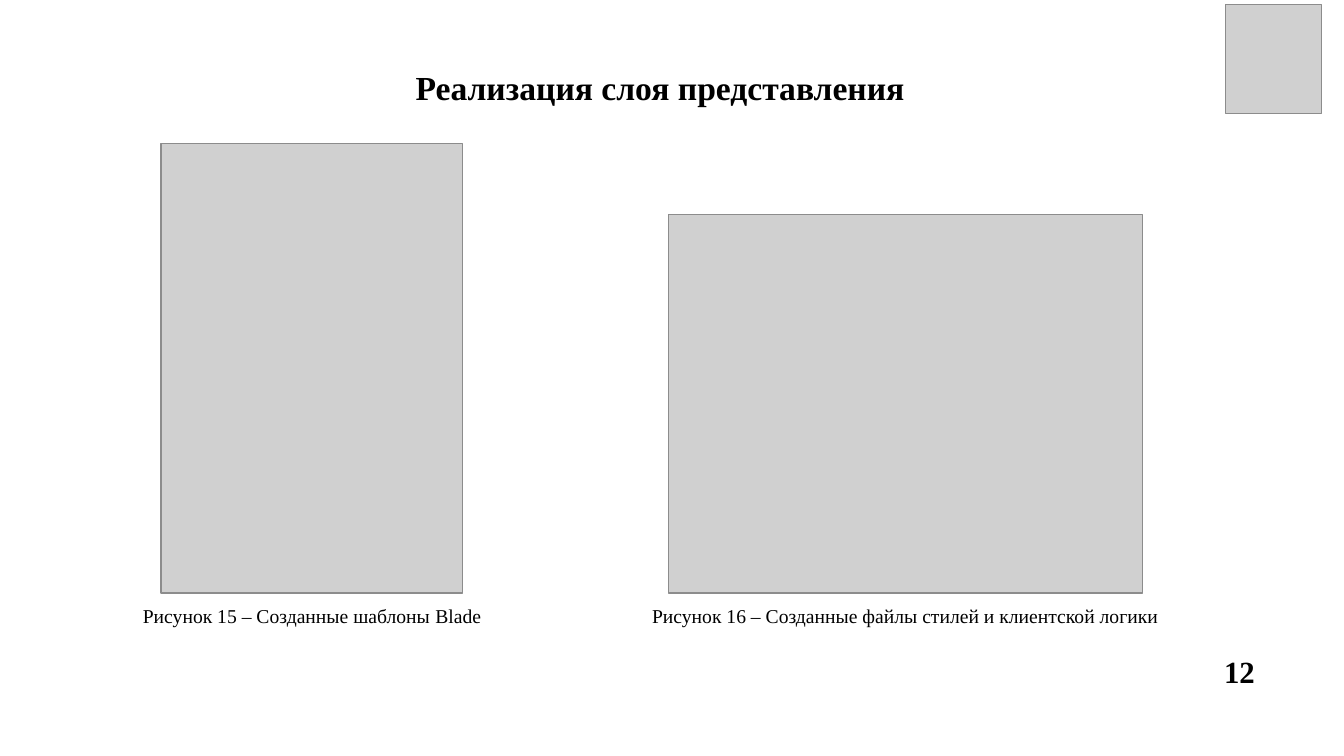
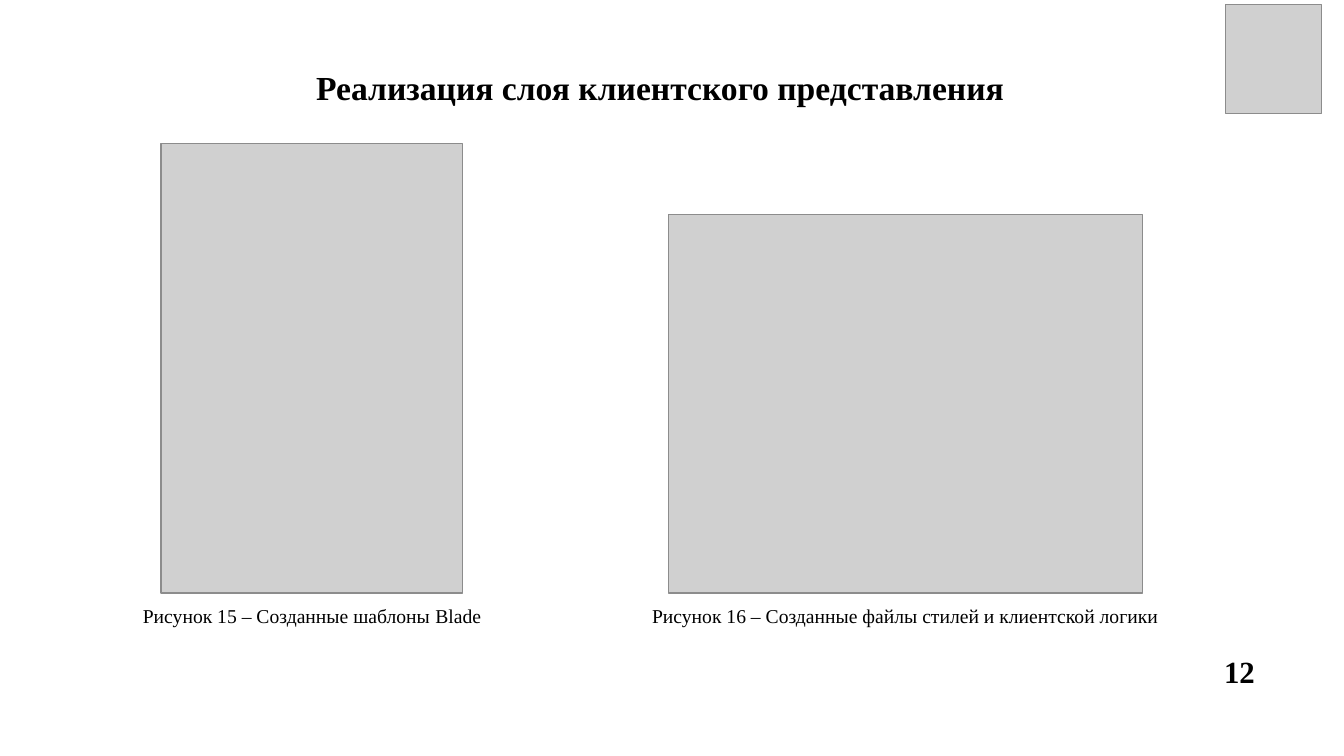
Before and after one commit to l4nzel0d/weekly-schedule-app, a slide deck: slide 12 of report/Васильев_презентация.pptx. Drawn at 1344x756 pixels with LibreOffice and Linux fonts; fonts in the diff are those of the drawing; grey boxes stand for pictures. Boxes give left, top, right and bottom in pixels: in the first picture for what was removed or moved away, otherwise in the second. Text is boxed around its words. In the diff, an @@ line names an element or a change of style, - is before the commit and + after.

```diff
--- a/report/Васильев_презентация.pptx
+++ b/report/Васильев_презентация.pptx
@@ text at (316, 78, 1003, 107): text changed @@
-Реализация слоя представления
+Реализация слоя клиентского представления
```
Also in this commit, not shown: 4 other slides changed, 2 slides added, 8 other files.
